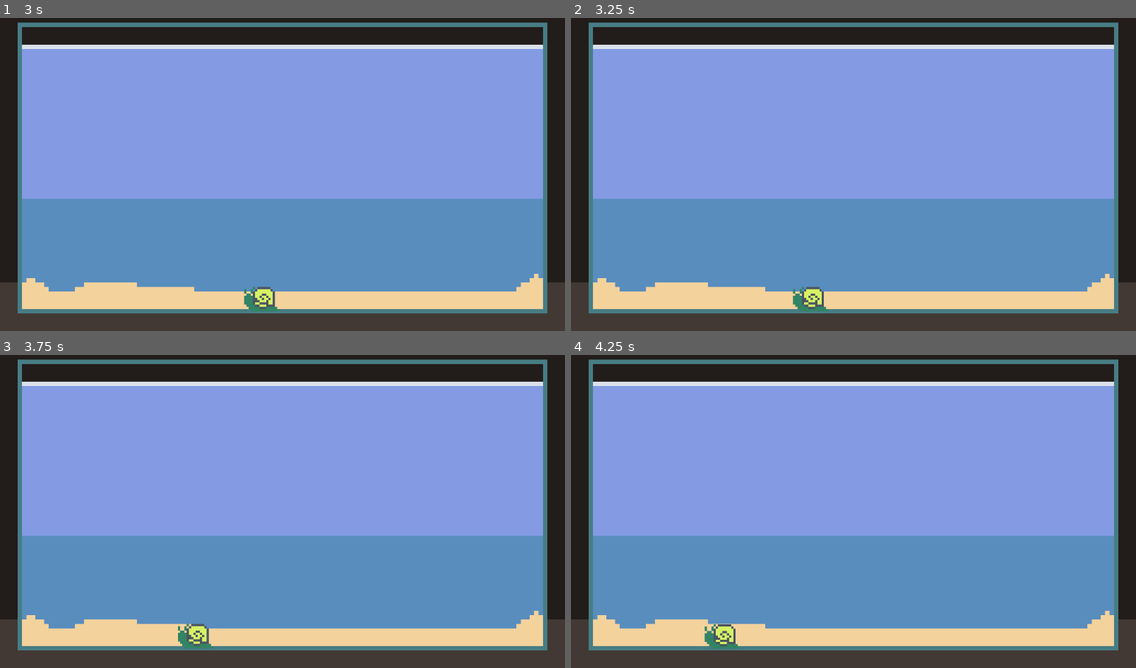
Above: before the commit, frames 1-4 (two rows, left to right).
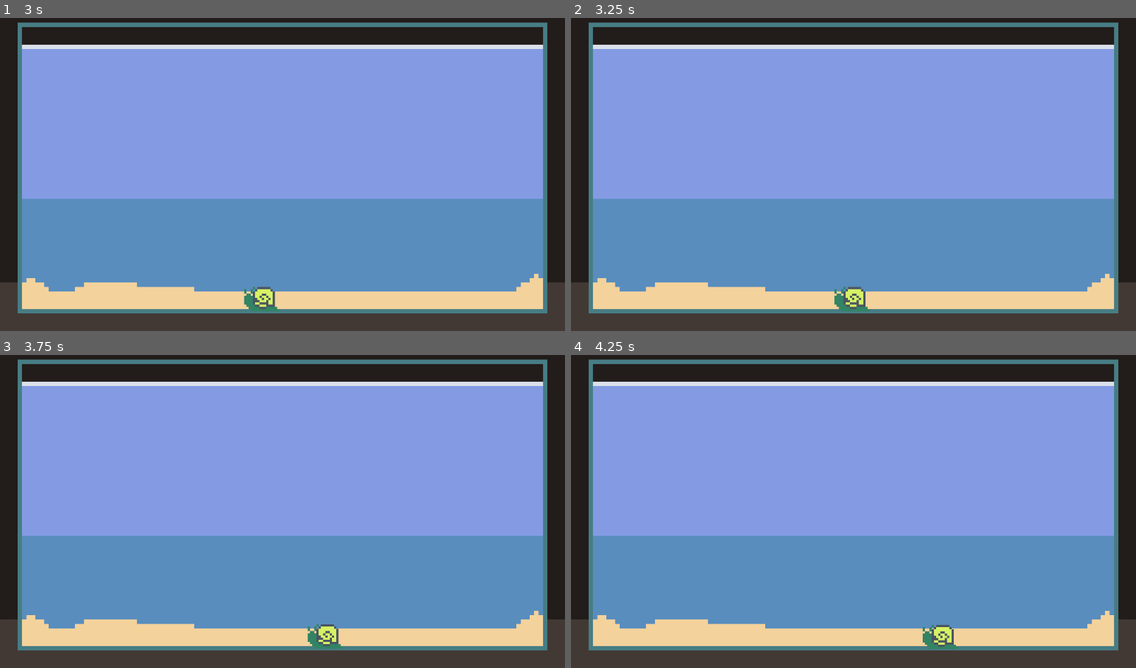
Above: after the commit, the same moments.

Repository: adrientremblay/ld56
Game: Godot game, scene res://scenes/game_screen.tscn
Same seed, same stepped clock (60 frames per second), same inputs: the game is played once before the commit and once after it.
Inputs:
- Up to frame 1 (3 s): no input
- Up to frame 2 (3.25 s): no input
- Up to frame 3 (3.75 s): no input
- Up to frame 4 (4.25 s): no input

Frame 1 is identical in both runs. In frame 2, 0.8% of the frame differs, in the area x 39-53%, y 85-94%; in frame 3, 0.8%; in frame 4, 0.8%.

Commit message:
The snail idle target changes every 3 seconds

Diff:
--- a/scenes/game_screen.tscn
+++ b/scenes/game_screen.tscn
@@ -21,3 +21,6 @@
 
 [node name="Node2D" parent="NavigationRegion2D" instance=ExtResource("2_nfyws")]
 position = Vector2(1189, 625)
+
+[node name="Node2D" type="Node2D" parent="."]
+position = Vector2(1206, 629)
--- a/scenes/land_creature.tscn
+++ b/scenes/land_creature.tscn
@@ -18,3 +18,9 @@
 texture = ExtResource("1_ovnut")
 
 [node name="NavigationAgent2D" type="NavigationAgent2D" parent="."]
+
+[node name="IdlePositionTimer" type="Timer" parent="."]
+wait_time = 3.0
+autostart = true
+
+[connection signal="timeout" from="IdlePositionTimer" to="." method="_on_idle_position_timer_timeout"]
--- a/scripts/land_creature.gd
+++ b/scripts/land_creature.gd
@@ -2,6 +2,10 @@
 
 var movement_speed: float = 200.0
 var movement_target_position: Vector2 = Vector2(60.0,180.0)
+
+var IDLE_LAND_LEFT_VECTOR: Vector2 = Vector2(68.0, 638.0);
+var IDLE_LAND_RIGHT_VECTOR: Vector2 = Vector2(1206.0, 638.0);
+var TARGET_POSITION_VECTOR = IDLE_LAND_RIGHT_VECTOR - IDLE_LAND_LEFT_VECTOR;
 
 @onready var navigation_agent: NavigationAgent2D = $NavigationAgent2D
 
@@ -33,3 +37,9 @@
 
 	velocity = current_agent_position.direction_to(next_path_position) * movement_speed
 	move_and_slide()
+
+func _on_idle_position_timer_timeout() -> void:
+	var r = randf()
+	var target_pos = (TARGET_POSITION_VECTOR * r) + IDLE_LAND_LEFT_VECTOR
+	set_movement_target(target_pos)
+	print("asdf")
